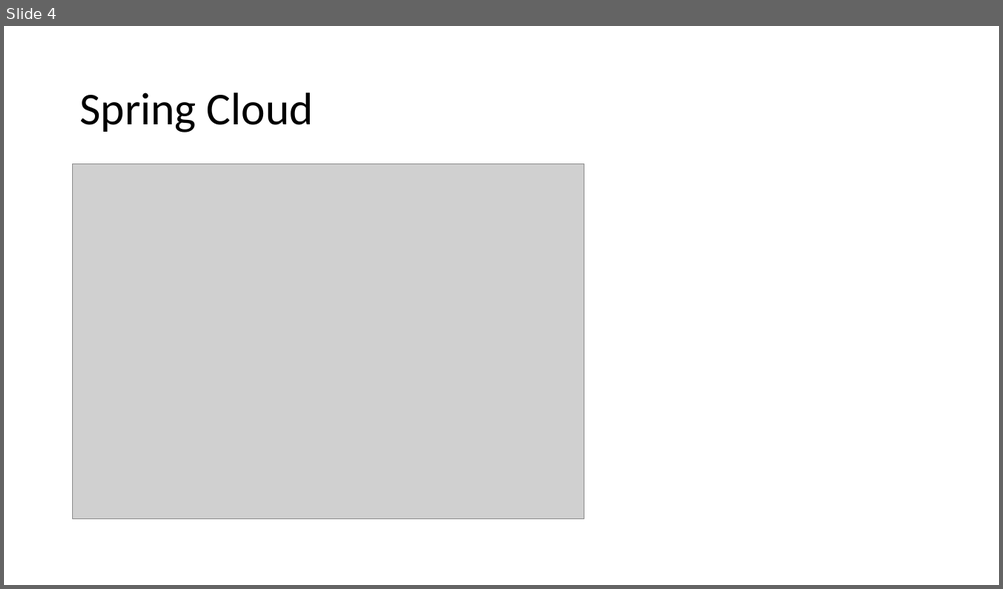
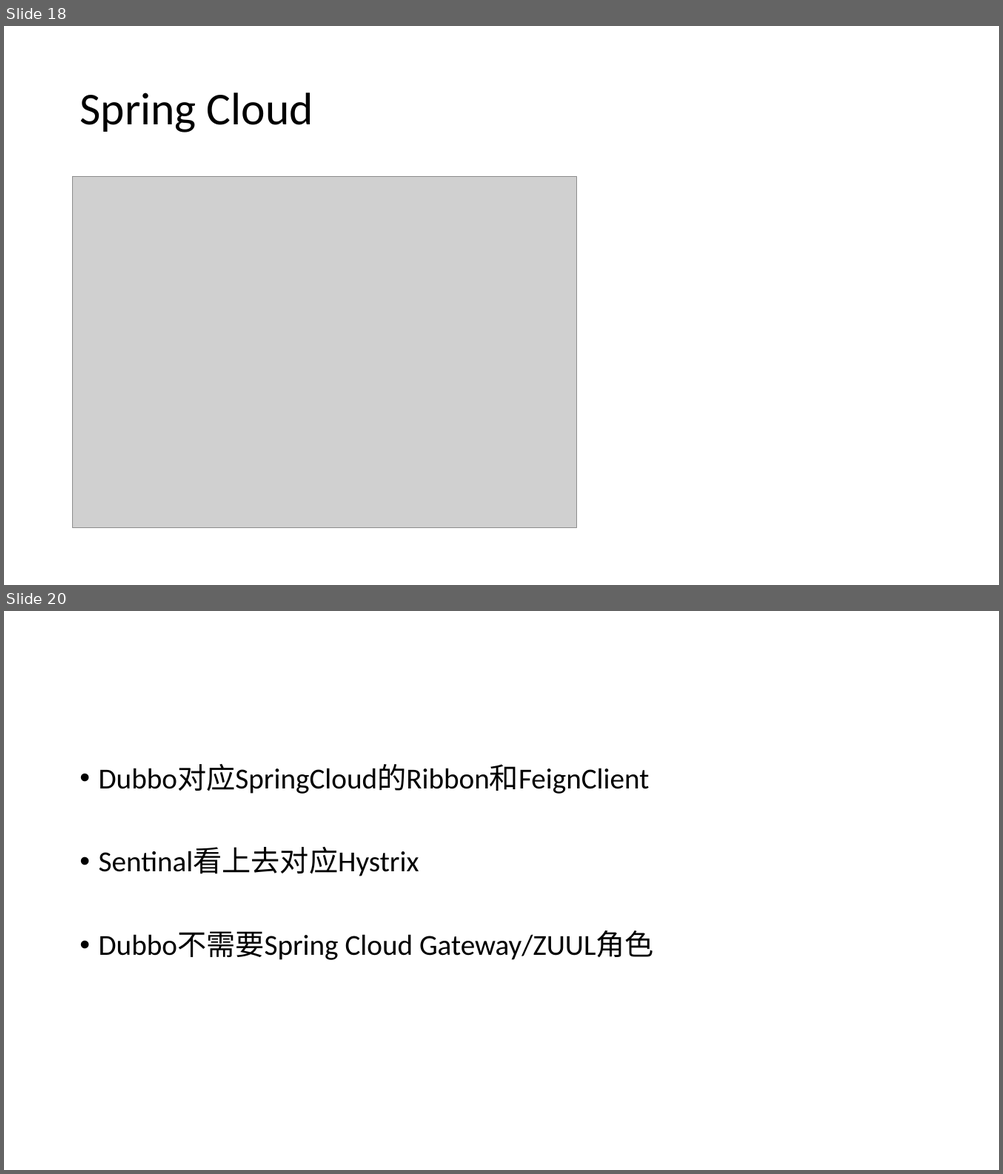
Before and after one commit to jungle0127/springcloudstudy, a slide deck: docs/microservices.pptx. Shown one above the other, each under a label of ours: slide 4 before the commit, slides 18 and 20 after it; the slides between them are not shown. The pictures are 1003x589 and 1003x1174 pixels, drawn with LibreOffice and Linux fonts; fonts in the diff are those of the drawing; grey boxes stand for pictures. Boxes give left, top, right and bottom in pixels: in the first picture for what was removed or moved away, otherwise in the second. Text is boxed around its words. In the diff, an @@ line names an element or a change of style, - is before the commit and + after.

```diff
--- a/docs/microservices.pptx
+++ b/docs/microservices.pptx
@@ slide 20 added at bbox=[4, 611, 999, 1170], background #FFFFFF @@
@@ text added at bbox=[99, 764, 654, 960], 28 pt, text #000000 @@
+• Dubbo对应SpringCloud的Ribbon和FeignClient
+• Sentinal看上去对应Hystrix
+• Dubbo不需要Spring Cloud Gateway/ZUUL角色
@@ what was slide 4 is now slide 18 @@
@@ slide 18 changed as well @@
@@ picture: place and size @@
-picture at bbox=[73, 164, 584, 519]
+picture at bbox=[73, 177, 577, 528]
```
Also in this commit, not shown: 15 other slides added, 2 other files.
